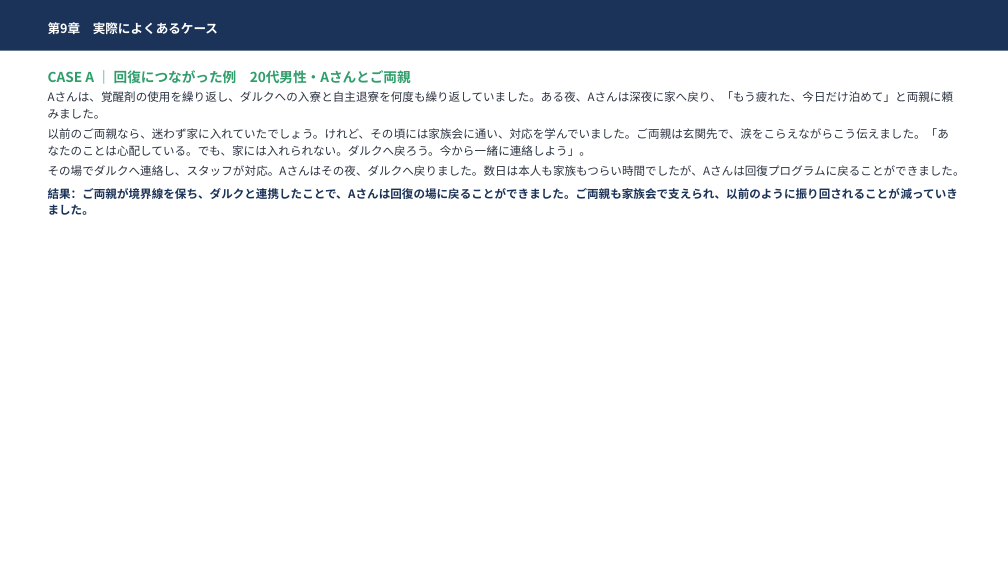
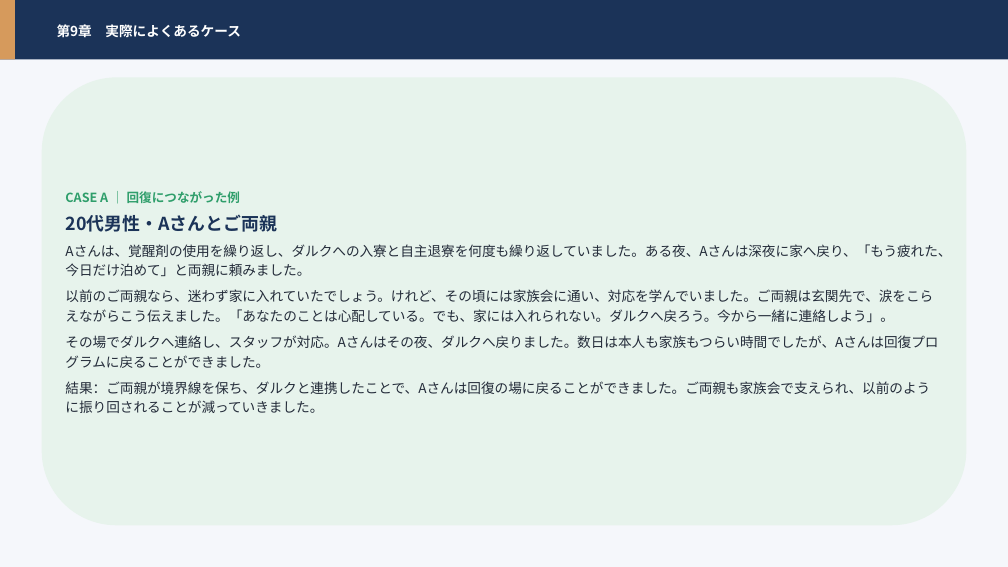
Before and after one commit to hiderock84-sys/darca, a slide deck: slide 57 of public/manual.pptx (slide 47 before the commit). Drawn at 1008x567 pixels with LibreOffice and Linux fonts; fonts in the diff are those of the drawing. Boxes give left, top, right and bottom in pixels: in the first picture for what was removed or moved away, otherwise in the second. Text is boxed around its words. In the diff, an @@ line names an element or a change of style, - is before the commit and + after.

```diff
--- a/public/manual.pptx
+++ b/public/manual.pptx
@@ rectangle: place and size @@
-rectangle at [0,0,1008,51]
+rectangle at [0,0,1008,60]
@@ rectangle added at [0,0,1008,567], fill #F5F7FB @@
@@ rectangle added at [0,0,15,60], fill #D69A5C @@
@@ text "第9章 実際によくあるケース": place and size @@
-text "第9章 実際によくあるケース" at [48,22,218,34]
+text "第9章 実際によくあるケース" at [57,24,241,38]
@@ text "第9章 実際によくあるケース" at [57,24,241,38]: size 12 to 13 pt; line spacing 1.18 to 1.2 @@
@@ rounded rectangle added at [42,77,966,526], fill #E7F3EC @@
@@ text "CASE A ｜ 回復につながった例": place and size @@
-text "CASE A ｜ 回復につながった例" at [48,70,965,215]
+text "CASE A ｜ 回復につながった例" at [65,191,951,413]
@@ text "CASE A ｜ 回復につながった例" at [65,191,951,413]: vertical alignment top to middle @@
@@ text at [65,191,276,232]: text changed; size 13 to 12 pt @@
-CASE A ｜ 回復につながった例 20代男性・Aさんとご両親
+CASE A ｜ 回復につながった例
+20代男性・Aさんとご両親
@@ text at [65,244,951,413]: size 11 to 13 pt; text colour #2B3342 to #242C3A in "Aさんは、覚醒剤の使用を繰り返し、ダルクへの入寮と自主退寮を何度も繰り返していました。ある夜、Aさんは深夜に家へ戻り、「 ...", "以前のご両親なら、迷わず家に入れていたでしょう。けれど、その頃には家族会に通い、対応を学んでいました。ご両親は玄関先で、 ...", "その場でダルクへ連絡し、スタッフが対応。Aさんはその夜、ダルクへ戻りました。数日は本人も家族もつらい時間でしたが、Aさん ..."; text colour #1B3358 to #242C3A, bold off in "結果：ご両親が境界線を保ち、ダルクと連携したことで、Aさんは回復の場に戻ることができました。ご両親も家族会で支えられ、以 ..."; line spacing 1.18 to 1.2; more space between paragraphs @@
```
Also in this commit, not shown: 59 other slides changed, 21 slides added, 3 slides removed, 1 other file.
